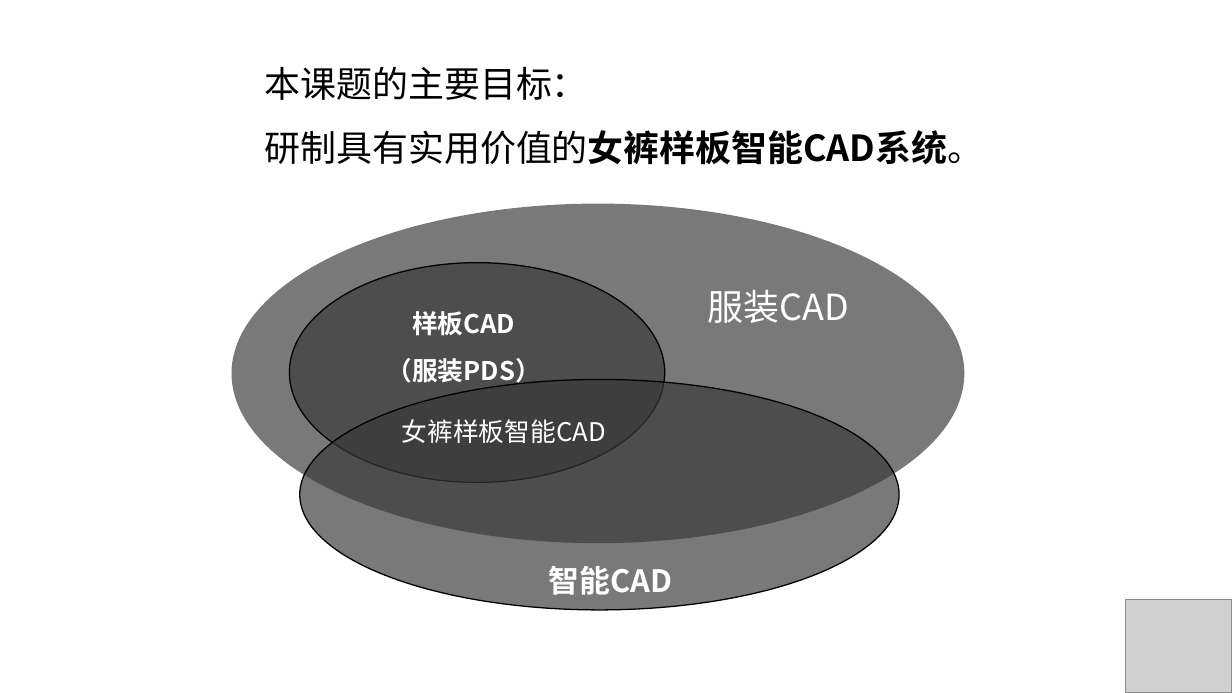
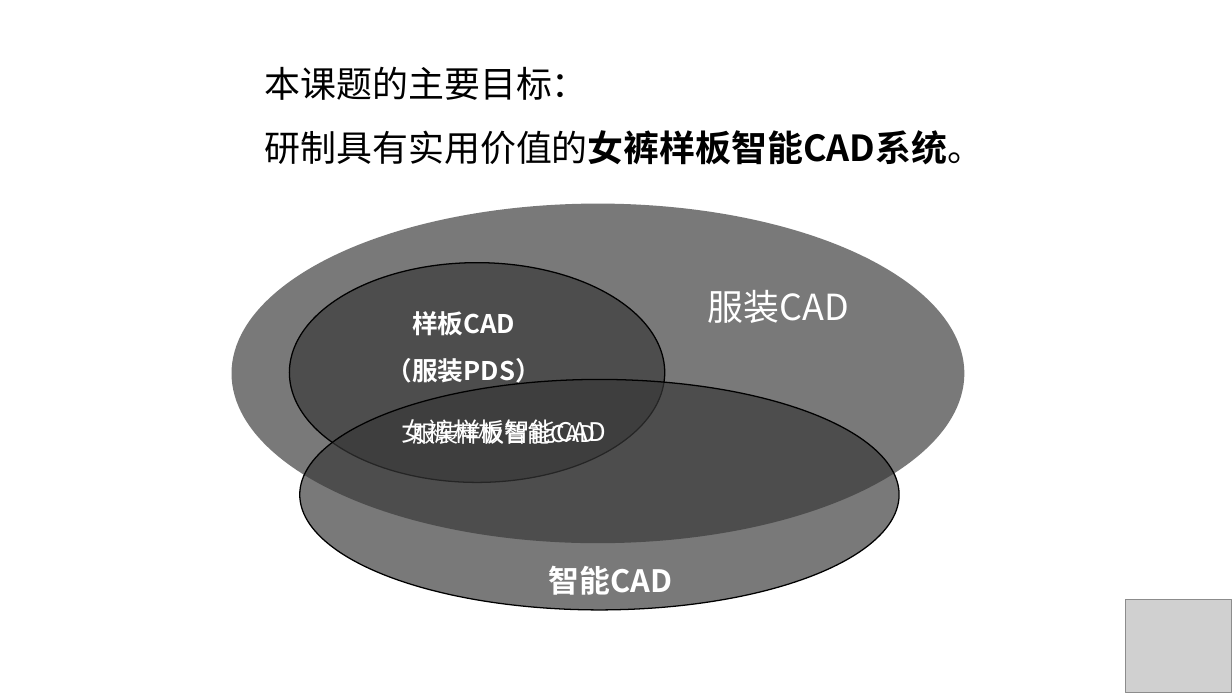
Before and after one commit to wushuangabao/ClothingPatternDesignSystem, a slide deck: slide 7 of 答辩PPT.pptx. Drawn at 1232x693 pixels with LibreOffice and Linux fonts; fonts in the diff are those of the drawing; grey boxes stand for pictures. Boxes give left, top, right and bottom in pixels: in the first picture for what was removed or moved away, otherwise in the second. Text is boxed around its words. In the diff, an @@ line names an element or a change of style, - is before the commit and + after.

```diff
--- a/答辩PPT.pptx
+++ b/答辩PPT.pptx
@@ text added at (412,419,595,448), 18 pt, text #FFFFFF @@
+服装样板智能CAD
```
Also in this commit, not shown: 6 other slides changed, 1 other file.
